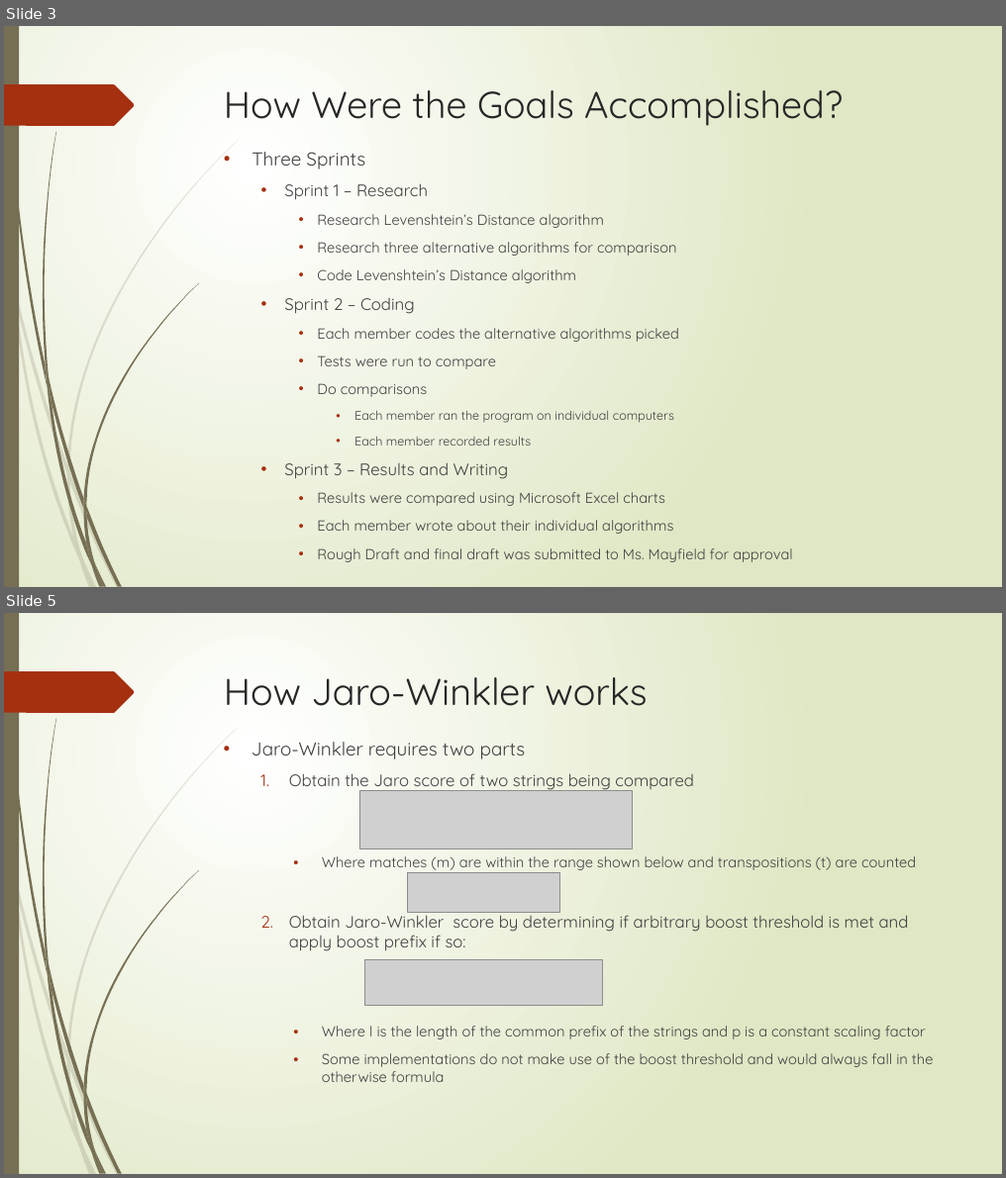
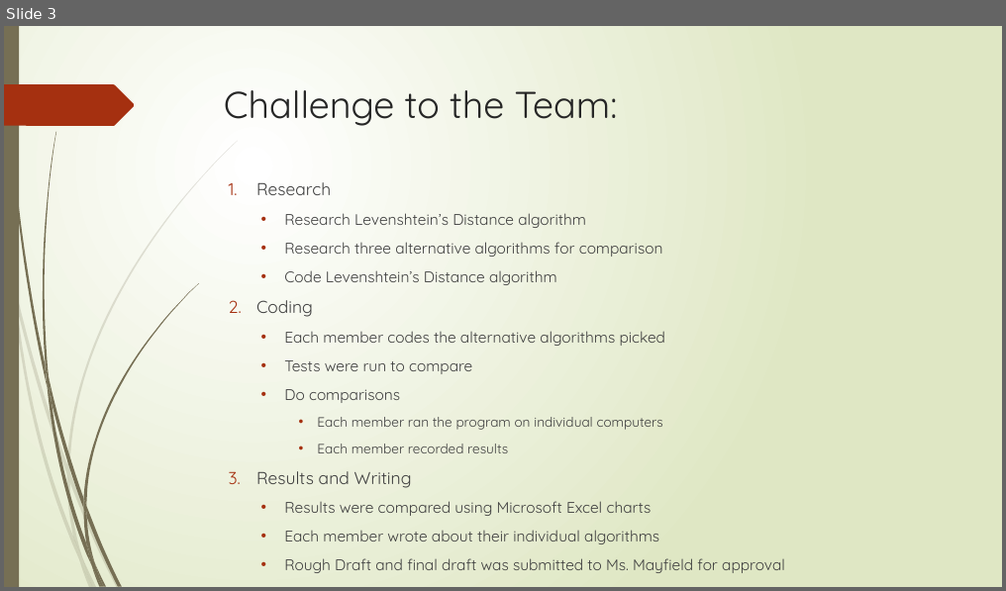
Before and after one commit to AthensStateComputerScience/DigitalHumanities, a slide deck: PowerPoint/Digital Humanities.pptx. Shown one above the other, each under a label of ours: slides 3 and 5 before the commit, slide 3 after it; the slides between them are not shown. The pictures are 1006x1178 and 1006x591 pixels, drawn with LibreOffice and Linux fonts; fonts in the diff are those of the drawing; grey boxes stand for pictures. Boxes give left, top, right and bottom in pixels: in the first picture for what was removed or moved away, otherwise in the second. Text is boxed around its words. In the diff, an @@ line names an element or a change of style, - is before the commit and + after.

```diff
--- a/PowerPoint/Digital Humanities.pptx
+++ b/PowerPoint/Digital Humanities.pptx
@@ slide 5 removed at (4,613,1002,1174), background gradient #FFFFFF to #DFE8C4; not listed: 24 template elements that a slide beside it also shows @@
@@ title removed at (224,677,647,706) @@
-How Jaro-Winkler works
@@ text removed at (252,742,934,1082) @@
-• Jaro-Winkler requires two parts
-  1. Obtain the Jaro score of two strings being compared
-    • Where matches (m) are within the range shown below and transpositions (t) are counted
-  2. Obtain Jaro-Winkler score by determining if arbitrary boost threshold is met and apply boost prefix if so:
-    • Where l is the length of the common prefix of the strings and p is a constant scaling factor
-    • Some implementations do not make use of the boost threshold and would always fall in the otherwise formula
@@ picture removed at (359,791,633,850) @@
@@ picture removed at (408,872,560,912) @@
@@ picture removed at (364,959,603,1005) @@
@@ slide 3 changed as well @@
@@ title at (224,90,618,126): text changed @@
-How Were the Goals Accomplished?
+Challenge to the Team:
@@ text at (256,182,331,195): text changed; size 16 to 16.6 pt @@
-• Three Sprints
-  • Sprint 1 – Research
+1. Research
@@ text at (284,213,785,573): size 14 to 14.8 pt in "Research Levenshtein’s Distance algorithm", "Research three alternative algorithms for comparison", "Code Levenshtein’s Distance algorithm", "Each member codes the alternative algorithms picked" and 5 more places; size 12 to 12.9 pt in "Each member ran the program on individual ...", "Each member recorded results"; list level 3 to 2 in "Research Levenshtein’s Distance algorithm"; list level 3 to 2 in "Research three alternative algorithms for ..."; list level 3 to 2 in "Code Levenshtein’s Distance algorithm"; list level 3 to 2 in "Each member codes the alternative ..."; list level 3 to 2 in "Tests were run to compare"; list level 3 to 2 in "Do comparisons"; list level 4 to 3 in "Each member ran the program ..."; list level 4 to 3 in "Each member recorded results"; list level 3 to 2 in "Results were compared using Microsoft ..."; list level 3 to 2 in "Each member wrote about their ..."; list level 3 to 2 in "Rough Draft and final draft ..." @@
@@ text at (256,300,313,317): text changed; size 16 to 16.6 pt @@
-  • Sprint 2 – Coding
+2. Coding
@@ text at (256,472,412,488): text changed; size 16 to 16.6 pt @@
-  • Sprint 3 – Results and Writing
+3. Results and Writing
```
Also in this commit, not shown: 7 other slides changed, 5 slides added, 6 other slides removed.
